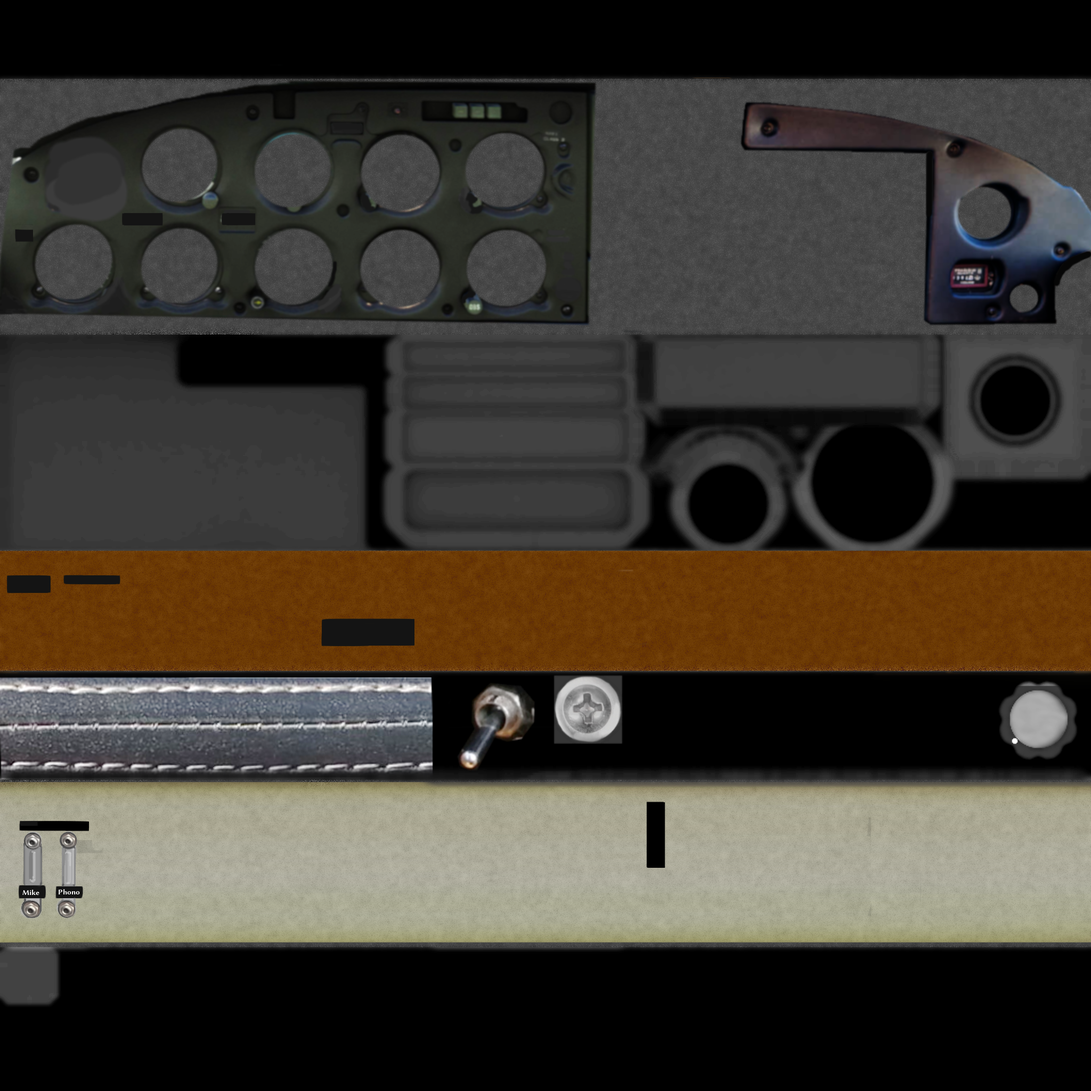
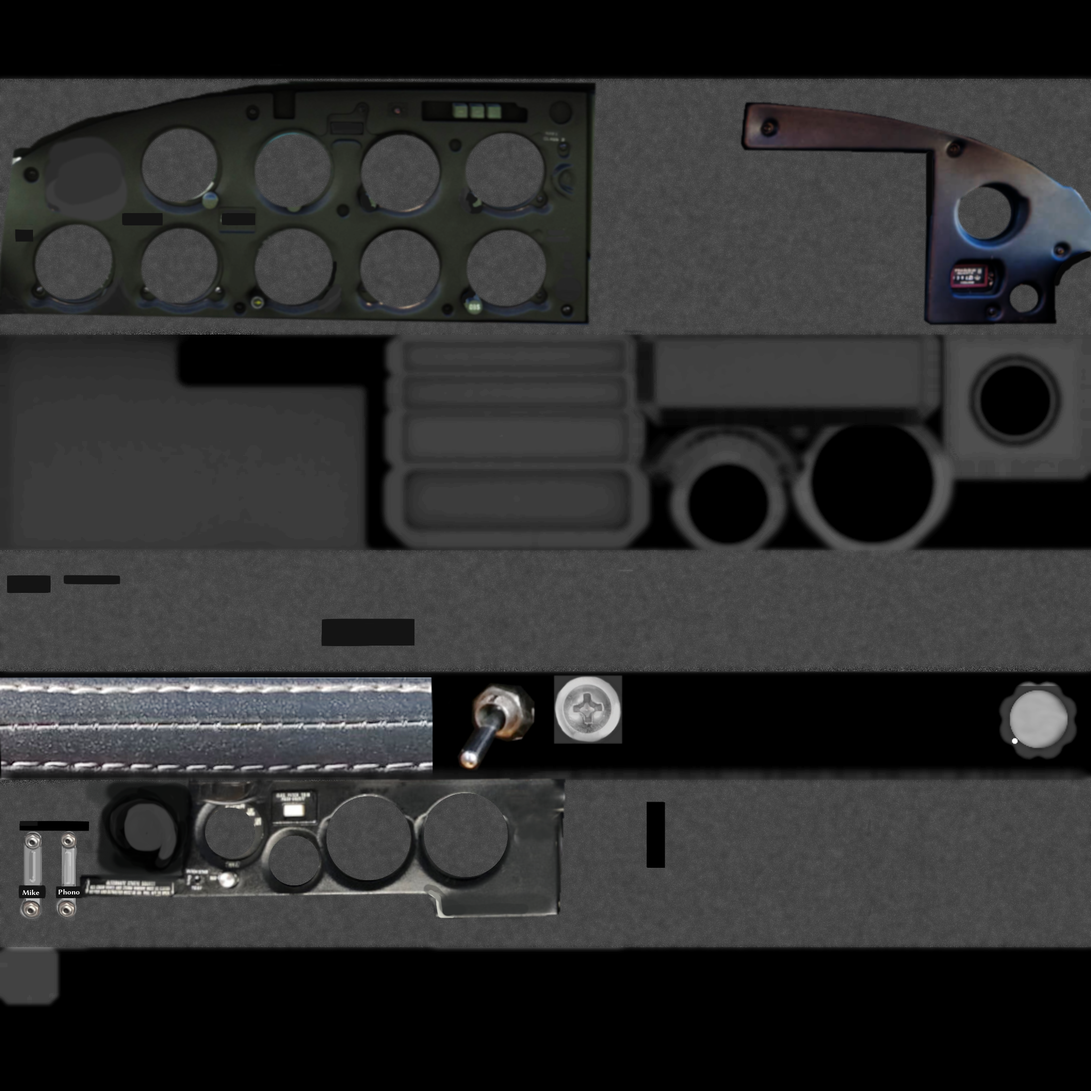
Before/after of a 1091x1091 layered artwork. What changed in the layer stack:
added layer "panel inferior" above "tornillo" over (77, 775, 571, 924)
hid "Capa" over (0, 77, 1091, 944)
